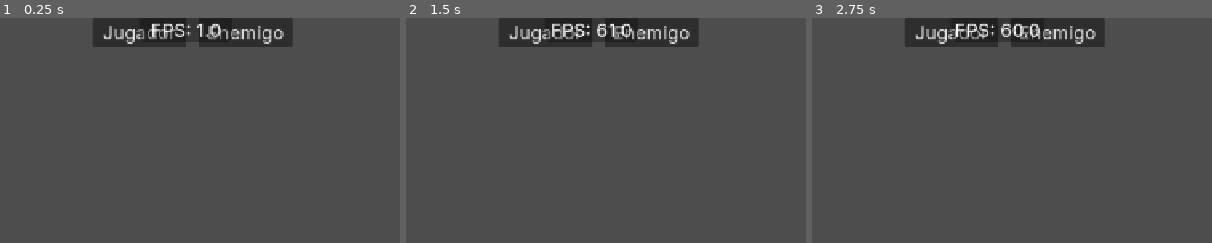
Above: before the commit, frames 1-3 (left to right).
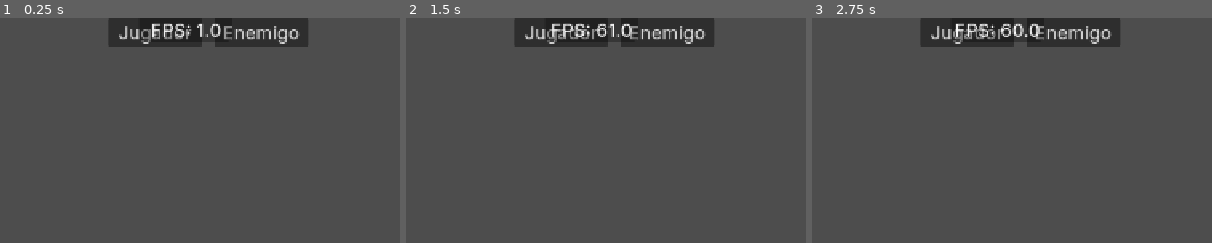
Above: after the commit, the same moments.

Repository: ChrisNGDC/cards_combat_game
Game: Godot game, scene res://scenes/history_entry.tscn
Two runs of this game, one before a commit and one after it. Both use one fixed random seed, a clock stepped at 60 frames per second and the inputs below. This scene is started directly instead of the project's main scene.
Inputs:
- Up to frame 1 (0.25 s): no input
- Up to frame 2 (1.5 s): click "Jugador" at 0.5 s; click "Enemigo" at 1.25 s
- Up to frame 3 (2.75 s): click "Jugador" at 2 s
The pictures show only the part of the screen within x 25-75%, y 0-50%; the shares and areas given below are measured in that part.

The runs differ from the first frame. In frame 1, 2.4% of the frame differs, in the area x 23-77%, y 0-13%; in frame 2, 2.4%; in frame 3, 2.4%.

Commit message:
Aligned visual of history entry date

Diff:
--- a/scenes/history_entry.tscn
+++ b/scenes/history_entry.tscn
@@ -14,7 +14,7 @@
 script = ExtResource("1_l30ns")
 
 [node name="DateLabel" type="Label" parent="." unique_id=634362041]
-custom_minimum_size = Vector2(300, 0)
+custom_minimum_size = Vector2(325, 0)
 layout_mode = 2
 theme_override_font_sizes/font_size = 30
 horizontal_alignment = 1
